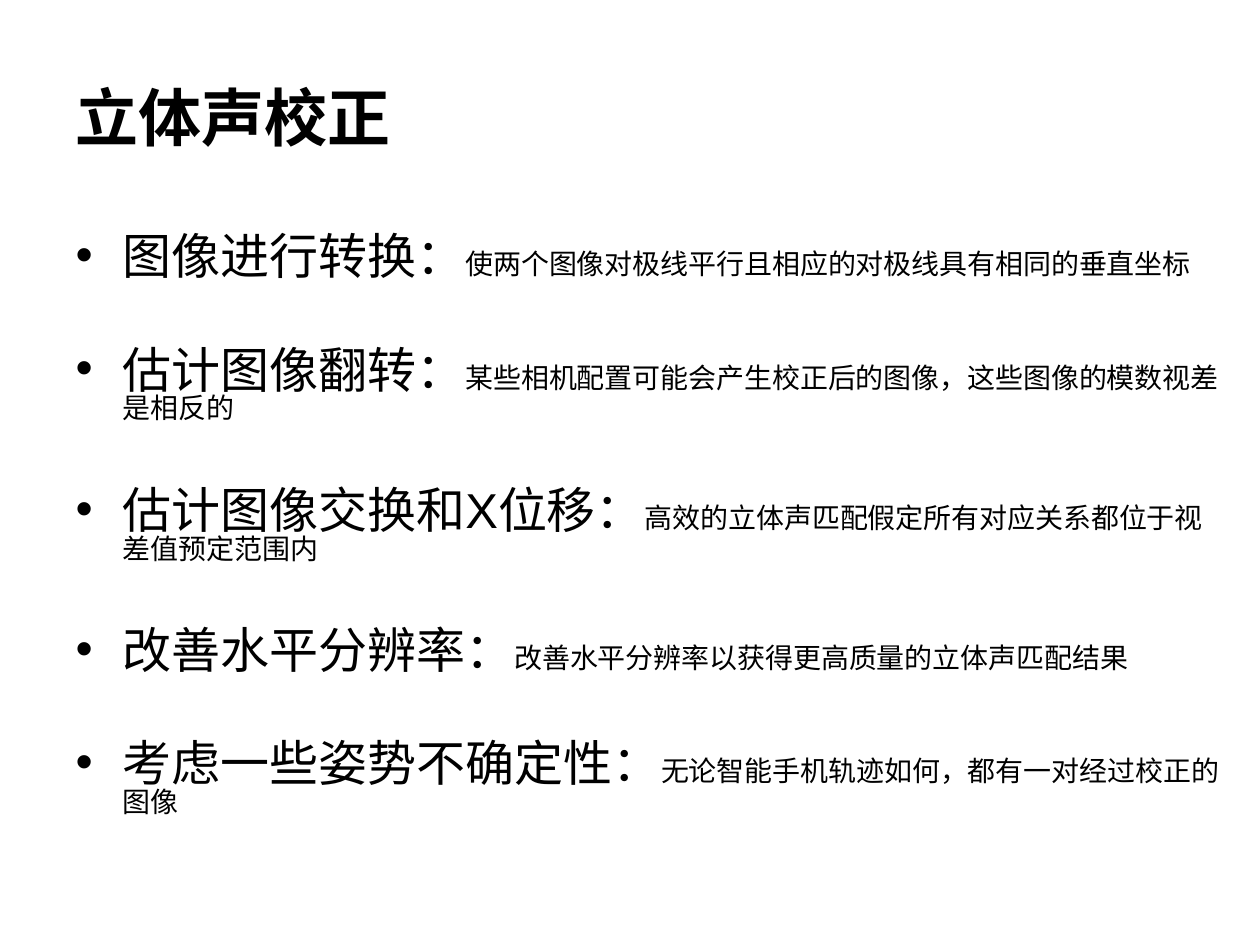
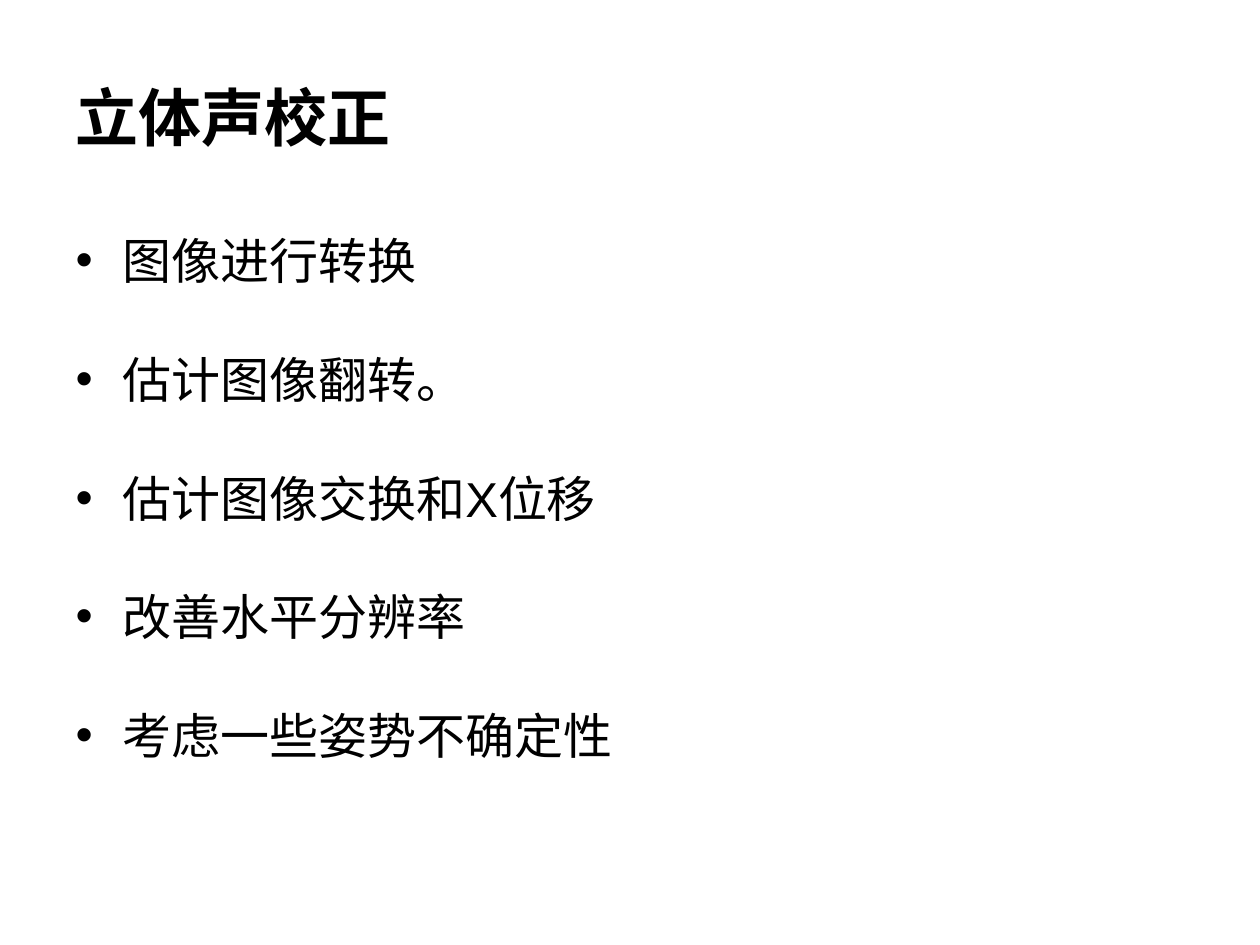
Before and after one commit to 5lyTher1n/graphics2019, a slide deck: slide 5 of 21960540侯保蕾/读书报告/读书报告.ppt. Drawn at 1260x945 pixels with LibreOffice and Linux fonts; fonts in the diff are those of the drawing; background and template pictures are left out. Boxes give left, top, right and bottom in pixels: in the first picture for what was removed or moved away, otherwise in the second. Text is boxed around its words. In the diff, an @@ line names an element or a change of style, - is before the commit and + after.

```diff
--- a/21960540侯保蕾/读书报告/读书报告.ppt
+++ b/21960540侯保蕾/读书报告/读书报告.ppt
@@ text at (123, 237, 612, 758): text changed; size 16 to 28 pt @@
-• 图像进行转换：使两个图像对极线平行且相应的对极线具有相同的垂直坐标
-• 估计图像翻转：某些相机配置可能会产生校正后的图像，这些图像的模数视差是相反的
-• 估计图像交换和X位移：高效的立体声匹配假定所有对应关系都位于视差值预定范围内
-• 改善水平分辨率：改善水平分辨率以获得更高质量的立体声匹配结果
-• 考虑一些姿势不确定性：无论智能手机轨迹如何，都有一对经过校正的图像
+• 图像进行转换
+• 估计图像翻转。
+• 估计图像交换和X位移
+• 改善水平分辨率
+• 考虑一些姿势不确定性
```
Also in this commit, not shown: 7 other slides changed, 1 slide removed, 1 other file.
